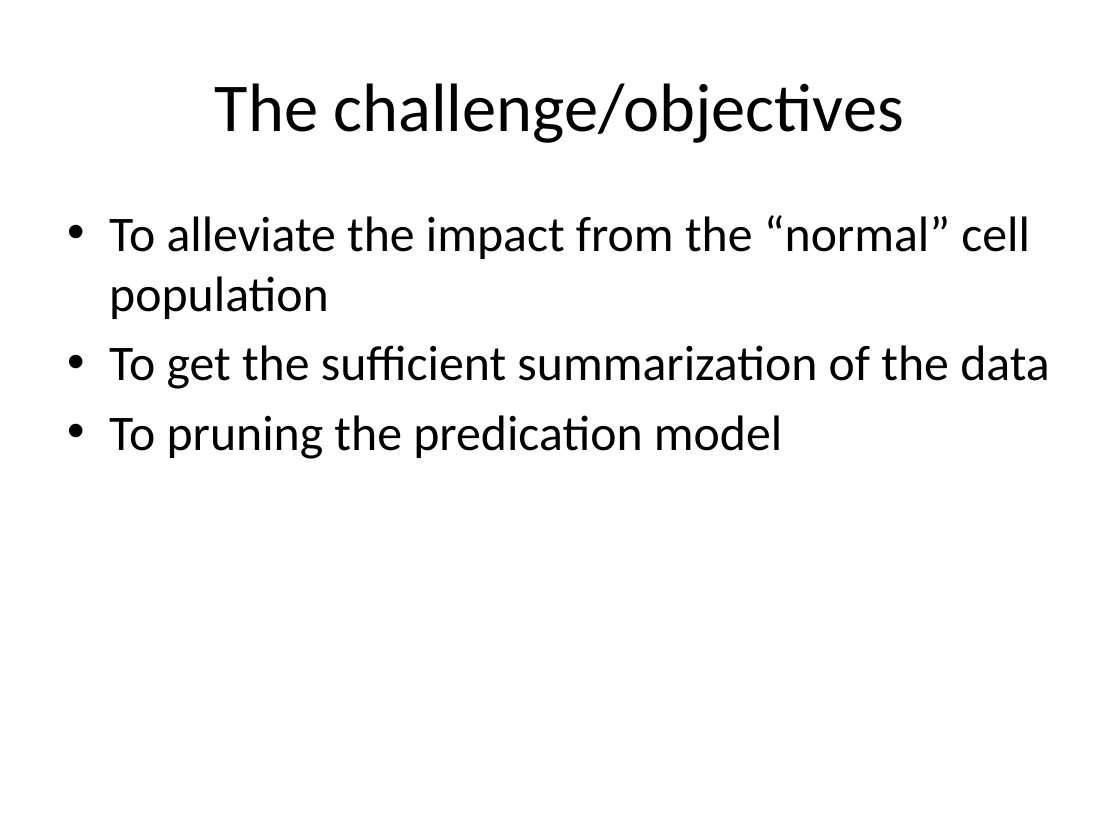
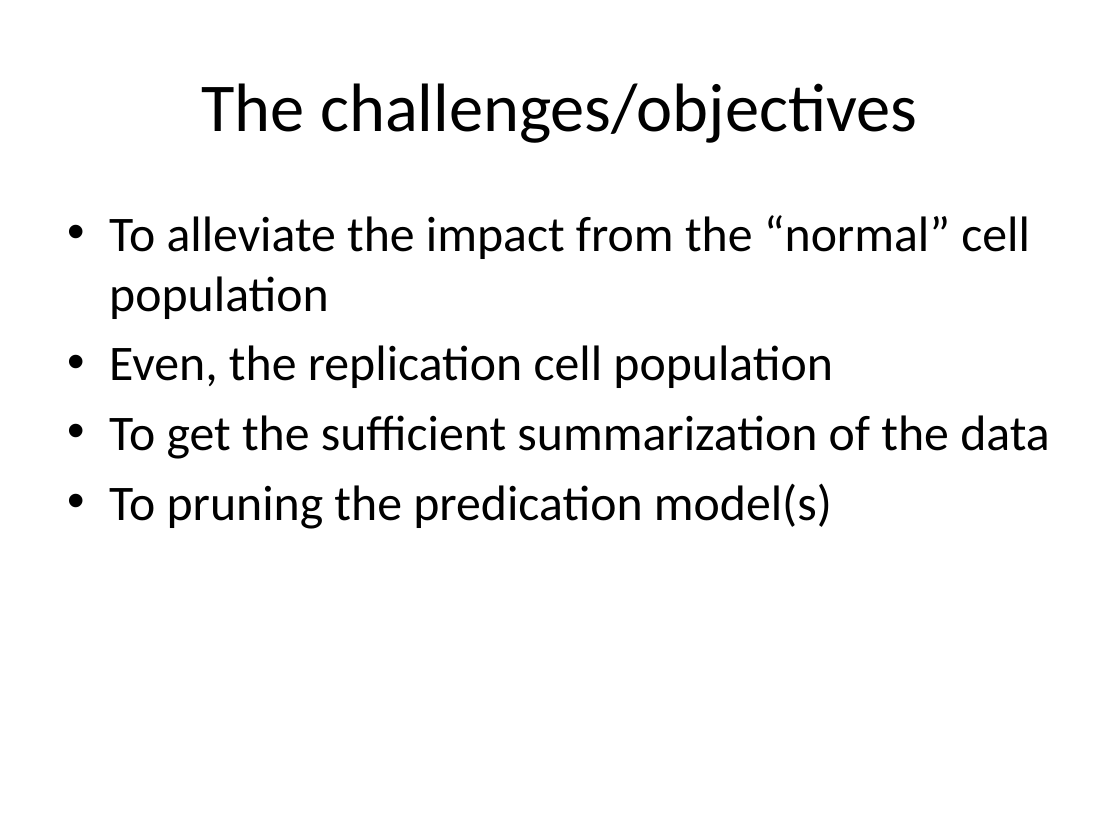
Before and after one commit to 2waybene/mixturemodel, a slide deck: slide 8 of thirdDraft/oscc_project_v3.pptx. Drawn at 1120x840 pixels with LibreOffice and Linux fonts; fonts in the diff are those of the drawing. Boxes give left, top, right and bottom in pixels: in the first picture for what was removed or moved away, otherwise in the second. Text is boxed around its words. In the diff, an @@ line names an element or a change of style, - is before the commit and + after.

```diff
--- a/thirdDraft/oscc_project_v3.pptx
+++ b/thirdDraft/oscc_project_v3.pptx
@@ title at (x1=202, y1=83, x2=917, y2=143): text changed @@
-The challenge/objectives
+The challenges/objectives
@@ text at (x1=109, y1=345, x2=833, y2=388): paragraph added @@
+• Even, the replication cell population
@@ text at (x1=109, y1=483, x2=832, y2=529): text changed @@
-• To pruning the predication model
+• To pruning the predication model(s)
```
Also in this commit, not shown: 1 slide added, 9 other files.
